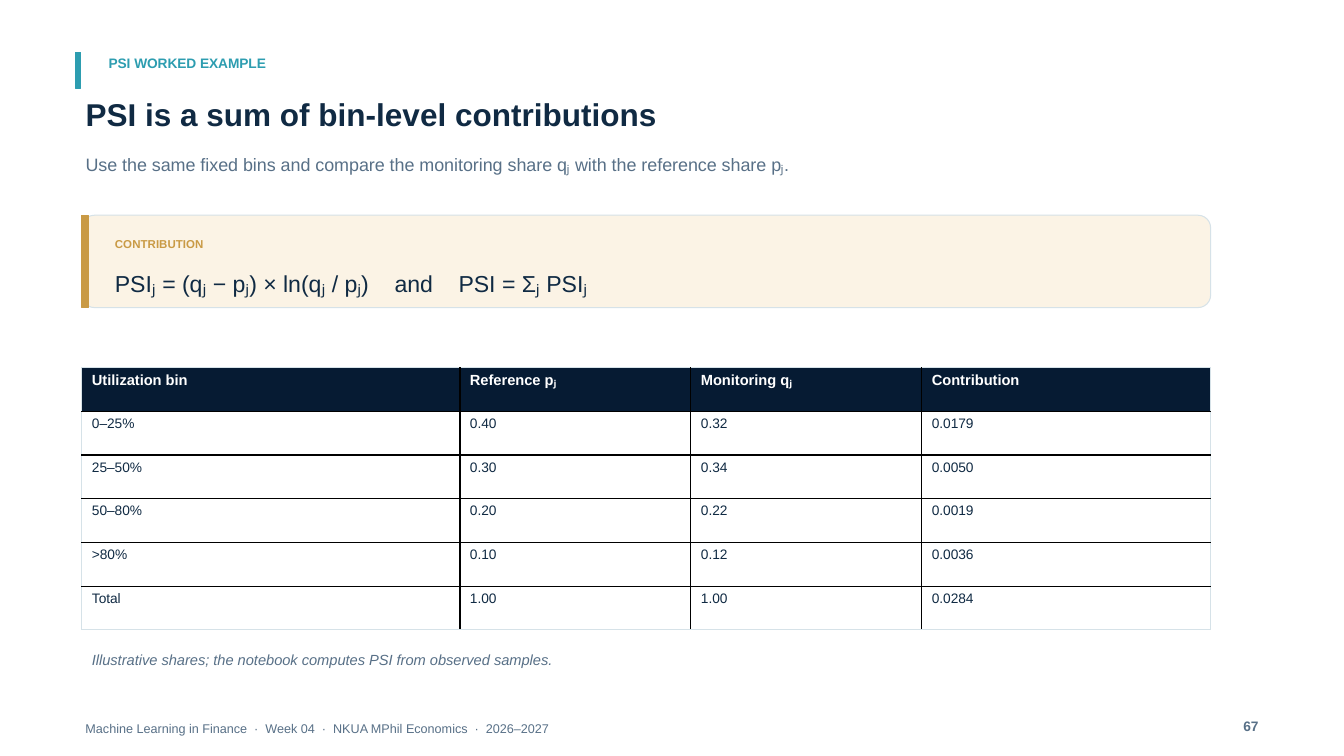
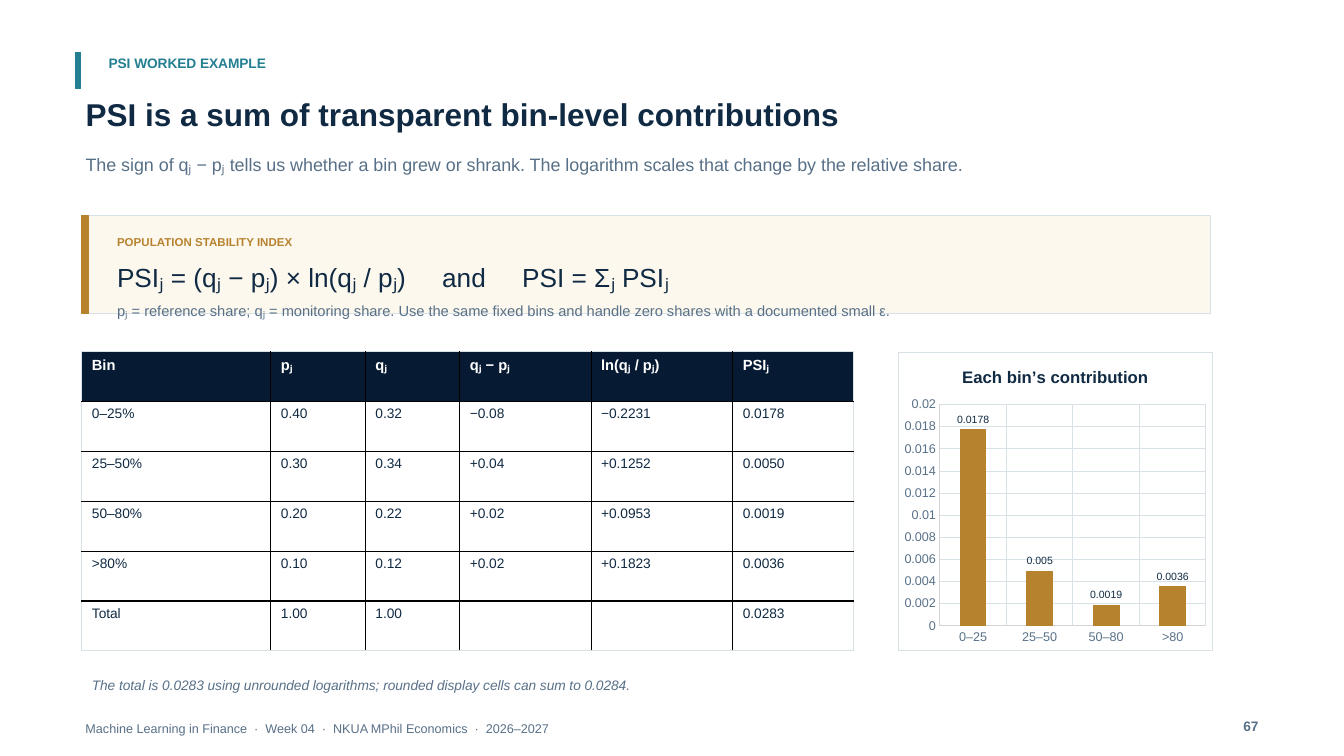
Before and after one commit to fkottas/Teaching-Courses, a slide deck: slide 67 of Machine Learning in Finance/2026-2027/lectures/week-04/slides/Lecture_04_Feature_Engineering_for_Financial_Data_2026-2027.pptx. Drawn at 1344x756 pixels with LibreOffice and Linux fonts; fonts in the diff are those of the drawing. Boxes give left, top, right and bottom in pixels: in the first picture for what was removed or moved away, otherwise in the second. Text is boxed around its words. In the diff, an @@ line names an element or a change of style, - is before the commit and + after.

```diff
--- a/Machine Learning in Finance/2026-2027/lectures/week-04/slides/Lecture_04_Feature_Engineering_for_Financial_Data_2026-2027.pptx
+++ b/Machine Learning in Finance/2026-2027/lectures/week-04/slides/Lecture_04_Feature_Engineering_for_Financial_Data_2026-2027.pptx
@@ rectangle at (x1=76, y1=52, x2=81, y2=88): fill #2D9DB0 to #237F91; outline #2D9DB0 0.75 pt to #237F91 0.75 pt @@
@@ text "PSI WORKED EXAMPLE" at (x1=109, y1=58, x2=266, y2=68): text colour #2D9DB0 to #237F91 @@
@@ text at (x1=86, y1=103, x2=838, y2=132): text changed @@
-PSI is a sum of bin-level contributions
+PSI is a sum of transparent bin-level contributions
@@ text at (x1=86, y1=158, x2=963, y2=175): text changed @@
-Use the same fixed bins and compare the monitoring share qⱼ with the reference share pⱼ.
+The sign of qⱼ − pⱼ tells us whether a bin grew or shrank. The logarithm scales that change by the relative share.
@@ rectangle resized from (x1=82, y1=216, x2=88, y2=309) to (x1=82, y1=216, x2=88, y2=315) @@
@@ rectangle at (x1=82, y1=216, x2=88, y2=315): fill #C99A45 to #B7822E; outline #C99A45 0.75 pt to #B7822E 0.75 pt @@
@@ rectangle resized from (x1=82, y1=216, x2=1211, y2=309) to (x1=82, y1=216, x2=1211, y2=315) @@
@@ rectangle at (x1=82, y1=216, x2=1211, y2=315): rounded rectangle to rectangle; fill #FBF3E5 to #FCF8EE; outline #D6E2E8 0.75 pt to #D8E1E5 0.75 pt @@
@@ text at (x1=117, y1=238, x2=292, y2=246): text changed; text colour #C99A45 to #B7822E @@
-CONTRIBUTION
+POPULATION STABILITY INDEX
@@ text "PSIⱼ = (qⱼ − pⱼ) ..." moved from (x1=283, y1=275, x2=496, y2=297) to (x1=308, y1=268, x2=769, y2=373) @@
@@ text "PSIⱼ = (qⱼ − pⱼ) ..." at (x1=308, y1=268, x2=769, y2=373): size 16.5 to 18.8 pt @@
@@ text added at (x1=144, y1=305, x2=890, y2=319), 10.5 pt, text #587087 @@
+pⱼ = reference share; qⱼ = monitoring share. Use the same fixed bins and handle zero shares with a documented small ε.
@@ table at (x1=82, y1=352, x2=855, y2=651) @@
-column 1: Utilization bin | 0–25% | 25–50% | 50–80% | >80% | Total
-column 2: Reference pⱼ | 0.40 | 0.30 | 0.20 | 0.10 | 1.00
-column 3: Monitoring qⱼ | 0.32 | 0.34 | 0.22 | 0.12 | 1.00
-column 4: Contribution | 0.0179 | 0.0050 | 0.0019 | 0.0036 | 0.0284
+column 1: Bin | 0–25% | 25–50% | 50–80% | >80% | Total
+column 2: pⱼ | 0.40 | 0.30 | 0.20 | 0.10 | 1.00
+column 3: qⱼ | 0.32 | 0.34 | 0.22 | 0.12 | 1.00
+column 4: qⱼ − pⱼ | −0.08 | +0.04 | +0.02 | +0.02 | 
+column 5: ln(qⱼ / pⱼ) | −0.2231 | +0.1252 | +0.0953 | +0.1823 | 
+column 6: PSIⱼ | 0.0178 | 0.0050 | 0.0019 | 0.0036 | 0.0283
@@ table resized from (x1=82, y1=368, x2=1210, y2=630) to (x1=82, y1=352, x2=855, y2=651) @@
@@ column chart added at (x1=898, y1=352, x2=1213, y2=651) @@
+title "Each bin’s contribution "
+categories: 0–25, 25–50, 50–80, >80
+Series 1: 0.0178, 0.005, 0.0019, 0.0036
@@ text removed at (x1=92, y1=654, x2=552, y2=668) @@
-Illustrative shares; the notebook computes PSI from observed samples.
@@ text added at (x1=92, y1=680, x2=630, y2=693), 9.8 pt, text #587087, italic @@
+The total is 0.0283 using unrounded logarithms; rounded display cells can sum to 0.0284.
```
Also in this commit, not shown: 88 other slides changed, 1 slide added, 1 slide removed, 4 other files.
